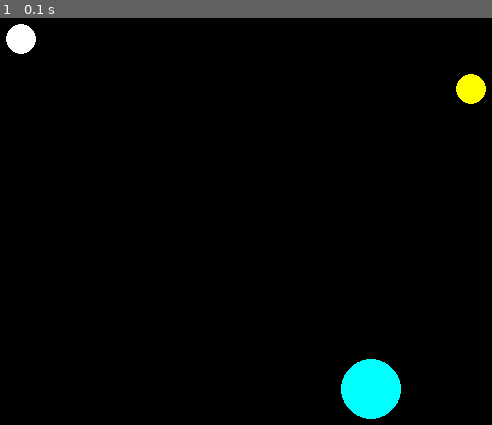
Above: before the commit, frame 1.
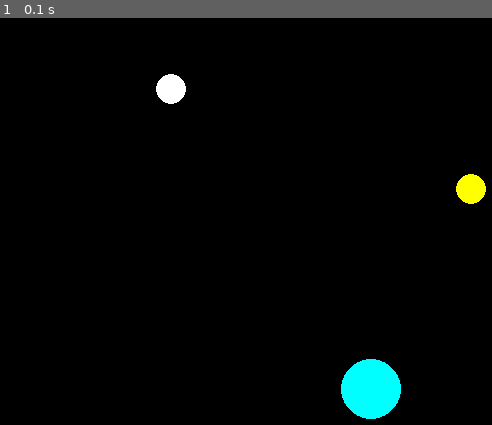
Above: after the commit, the same moment.

Repository: Kamikadzek14/SecretProject
Game: pygame game, started from Klasa.py
The game is run twice, just before and just after one commit, with the same random seed, the same clock (stepped at 60 frames per second) and the same inputs.
Inputs:
- Up to frame 1 (0.1 s): no input

The runs differ from the first frame. In frame 1, 1.4% of the frame differs, in the area x 1-99%, y 1-46%.

Commit message:
Tydzień drugi

Diff:
--- a/Klasa.py
+++ b/Klasa.py
@@ -1,9 +1,4 @@
-import sys
-import os
 import time
-
-import numpy
-import matplotlib
 import pygame
 
 
@@ -28,8 +23,6 @@
     mass = 0
     radius = 0
     width = radius
-
-
     distance = 0
     # GRAPHICAL PROPERTIES
     pos_x = 0
@@ -56,8 +49,8 @@
 object2.radius = 30
 object1.width = object1.radius
 object2.width = object2.radius
-object1.pos_x = 50
-object1.pos_y = 50
+object1.pos_x = 200
+object1.pos_y = 100
 object2.pos_x = 400
 object2.pos_y = 400
 
@@ -75,7 +68,7 @@
 object3.chosen_color = Color.yellow
 object3.radius = object1.radius
 object3.width = object1.width
-object3.position = (10*object3.pos_x, 2*object1.pos_y)
+object3.position = (2.5*object3.pos_x, 2*object1.pos_y)
 # WYŚWIETLENIE KLAS
 
 show_object(screen, object1.chosen_color, object1.position, object1.radius, object1.width)
